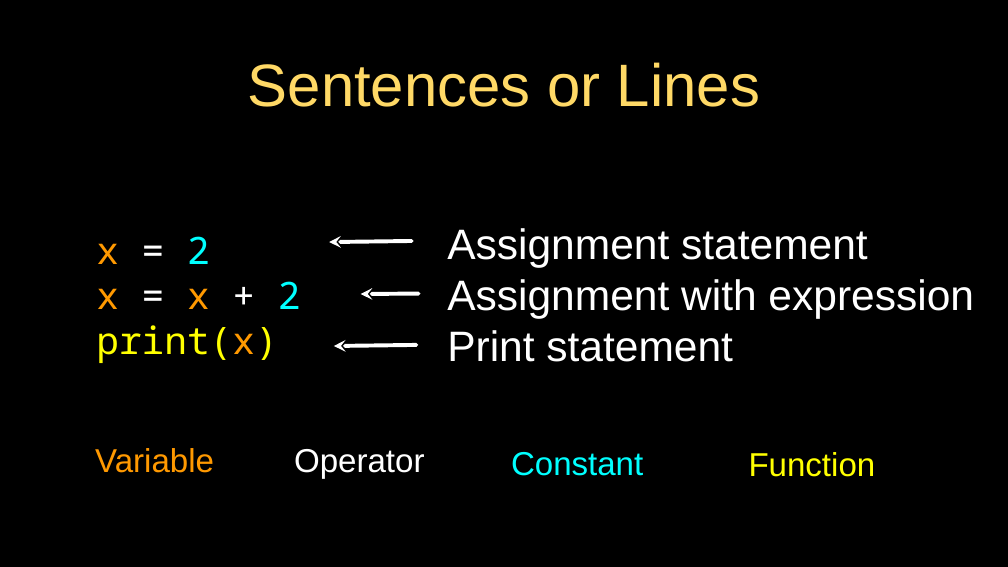
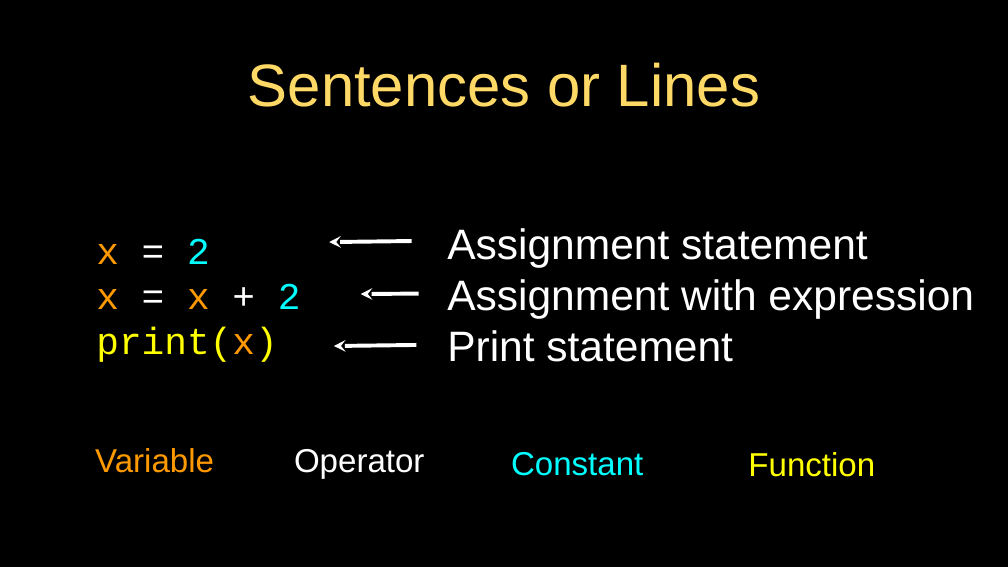
Before and after one commit to motazsaad/wdmm1402-2019, a slide deck: slide 11 of ppt/pythonlearn-02-expressions.pptx. Drawn at 1008x567 pixels with LibreOffice and Linux fonts; fonts in the diff are those of the drawing. Boxes give left, top, right and bottom in pixels: in the first picture for what was removed or moved away, otherwise in the second. Text is boxed around its words. In the diff, an @@ line names an element or a change of style, - is before the commit and + after.

```diff
--- a/ppt/pythonlearn-02-expressions.pptx
+++ b/ppt/pythonlearn-02-expressions.pptx
@@ text "x = 2" at box(96, 238, 301, 362): font Noto Sans Mono to Courier New @@
```
Also in this commit, not shown: 28 other slides changed, 4 other files.
